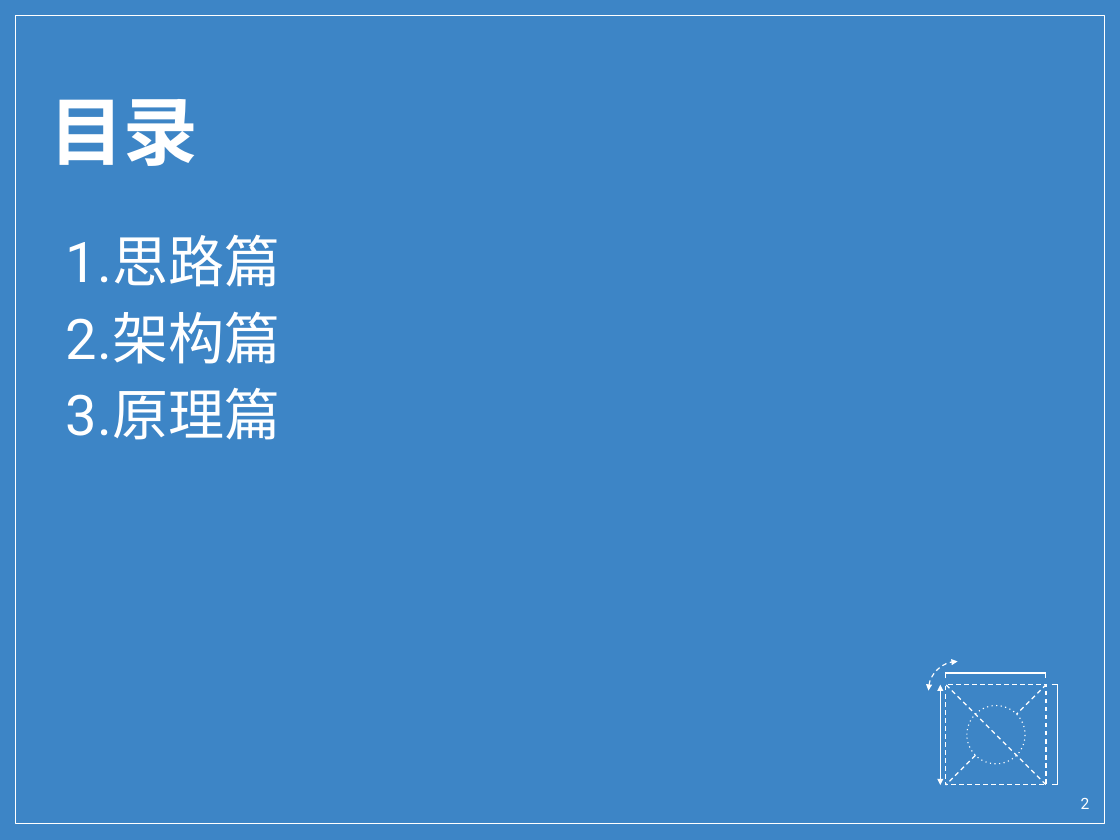
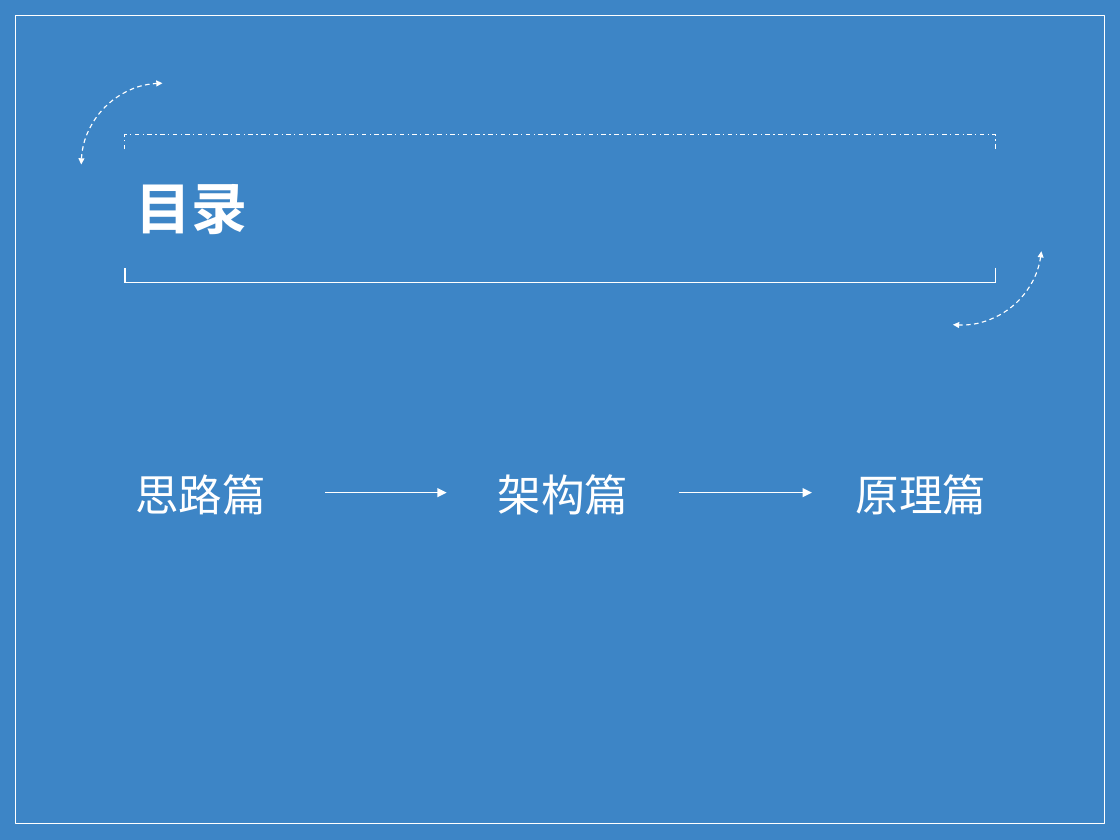
Before and after one commit to wu0792/ats_client, a slide deck: slide 2 of ext/share.pptx. Drawn at 1120x840 pixels with LibreOffice and Linux fonts; fonts in the diff are those of the drawing; background and template pictures are left out. Boxes give left, top, right and bottom in pixels: in the first picture for what was removed or moved away, otherwise in the second. Text is boxed around its words. In the diff, an @@ line names an element or a change of style, - is before the commit and + after.

```diff
--- a/ext/share.pptx
+++ b/ext/share.pptx
@@ arc (boxed as its full ellipse) added at (82,83,244,245), outline #FFFFFF 0.75 pt dashed @@
@@ freeform shape added at (125,134,995,150), outline #FFFFFF 0.75 pt dashed @@
@@ title "目录": place and size @@
-title "目录" at (49,99,198,166)
+title "目录" at (135,184,247,234)
@@ title "目录" at (135,184,247,234): size 48 to 36 pt @@
@@ arc (boxed as its full ellipse) added at (872,155,1049,332), outline #FFFFFF 0.75 pt dashed @@
@@ subtitle removed at (66,235,280,440) @@
-1.思路篇
-2.架构篇
-3.原理篇
@@ freeform shape added at (125,267,995,283), outline #FFFFFF 0.75 pt @@
@@ text added at (135,474,266,515), 28 pt, text #FFFFFF @@
+思路篇
@@ text added at (498,474,629,515), 28 pt, text #FFFFFF @@
+架构篇
@@ text added at (856,474,987,515), 28 pt, text #FFFFFF @@
+原理篇
@@ arrow added from (326, 493) to (447, 493), #FFFFFF 0.75 pt @@
@@ arrow added from (679, 493) to (812, 493), #FFFFFF 0.75 pt @@
@@ group removed at (928,662,1057,785): 3 lines, 2 freeform shapes, 1 ellipse, 1 rectangle, 1 arc (boxed as its full ellipse), 1 double arrow @@
@@ page number removed at (1081,798,1090,809) @@
-2
```
Also in this commit, not shown: 1 slide removed.
